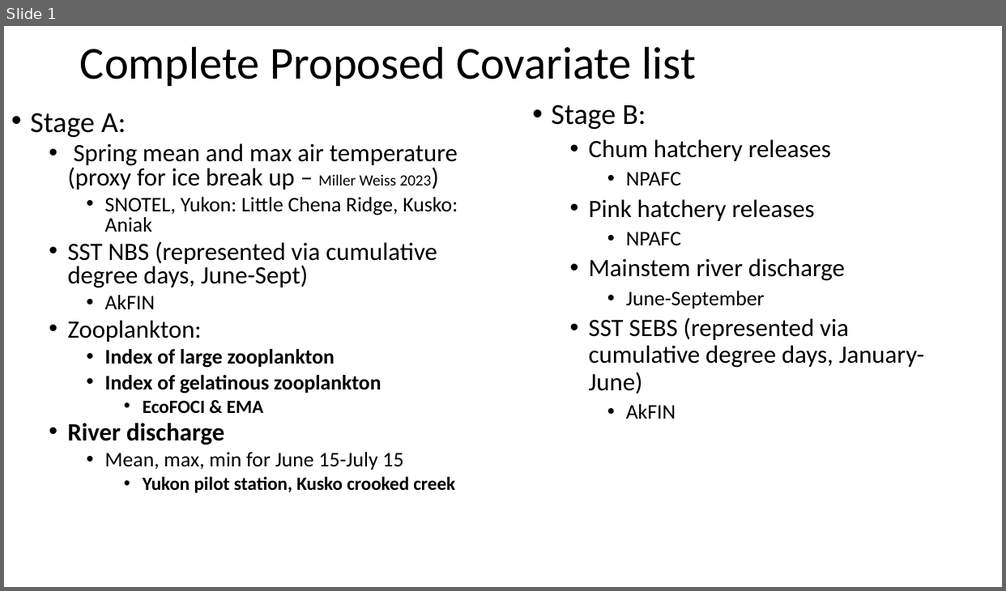
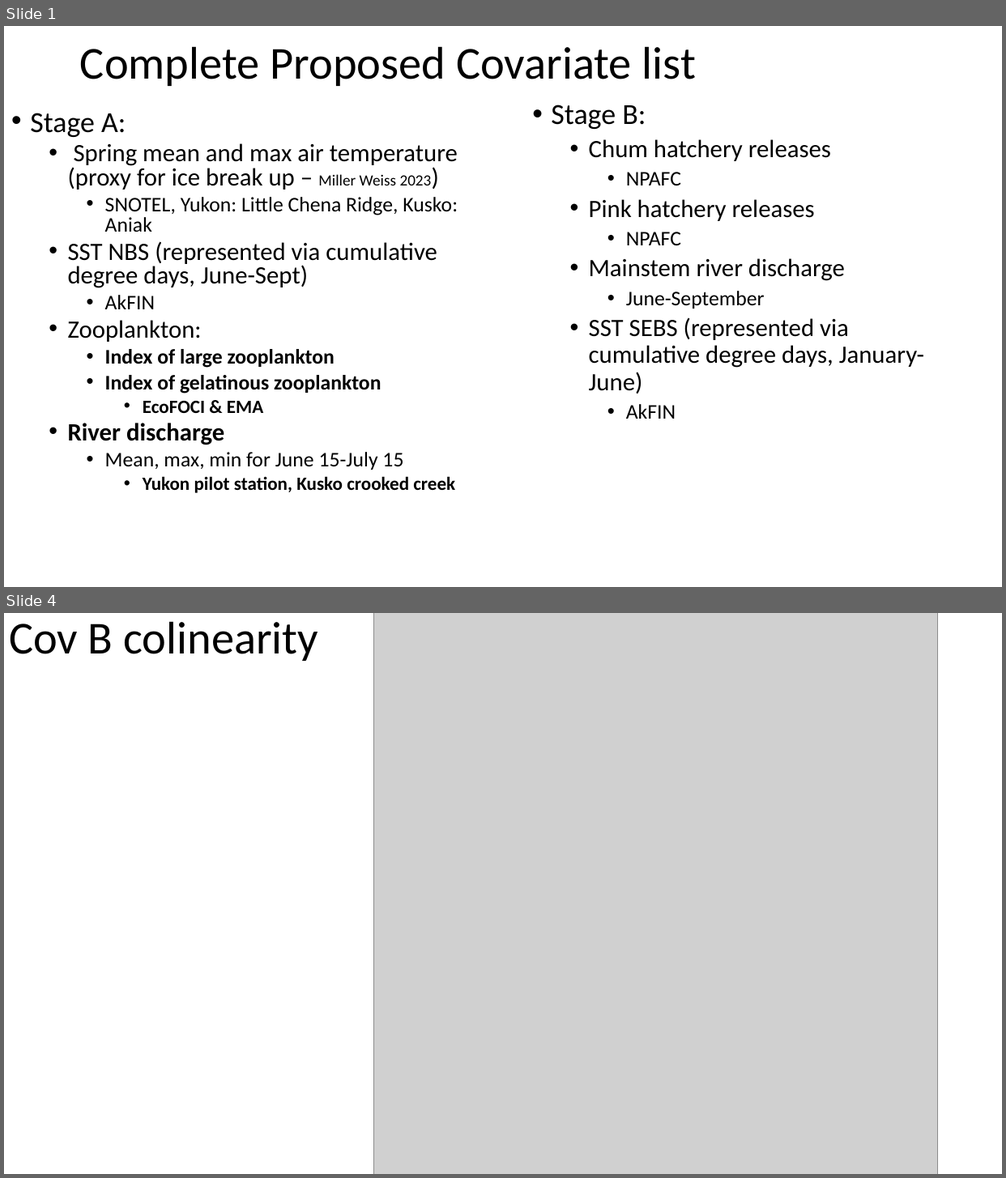
Before and after one commit to genoa-sullaway/Yukon-Chum-IPM, a slide deck: notes/Covariate_notes.pptx. Shown one above the other, each under a label of ours: slide 1 before the commit, slides 1 and 4 after it; the slides between them are not shown. The pictures are 1006x591 and 1006x1178 pixels, drawn with LibreOffice and Linux fonts; fonts in the diff are those of the drawing; grey boxes stand for pictures. Boxes give left, top, right and bottom in pixels: in the first picture for what was removed or moved away, otherwise in the second. Text is boxed around its words. In the diff, an @@ line names an element or a change of style, - is before the commit and + after.

```diff
--- a/notes/Covariate_notes.pptx
+++ b/notes/Covariate_notes.pptx
@@ slide 4 added at (4, 613, 1002, 1174), background #FFFFFF @@
@@ text added at (9, 621, 318, 661), 44 pt, text #000000 @@
+Cov B colinearity
@@ picture added at (374, 613, 938, 1174) @@
```
Also in this commit, not shown: 2 other slides added, 1 slide removed, 5 other files.
